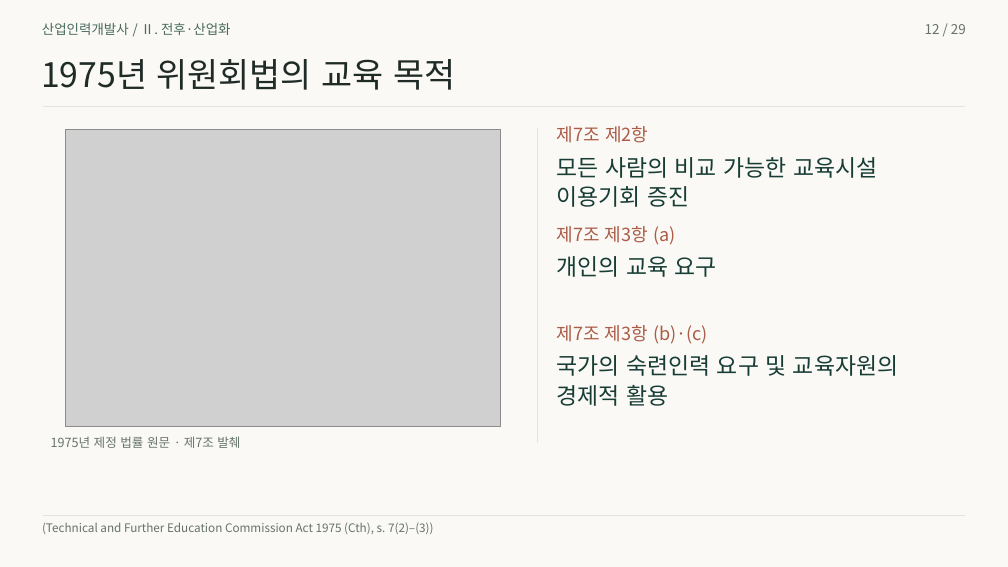
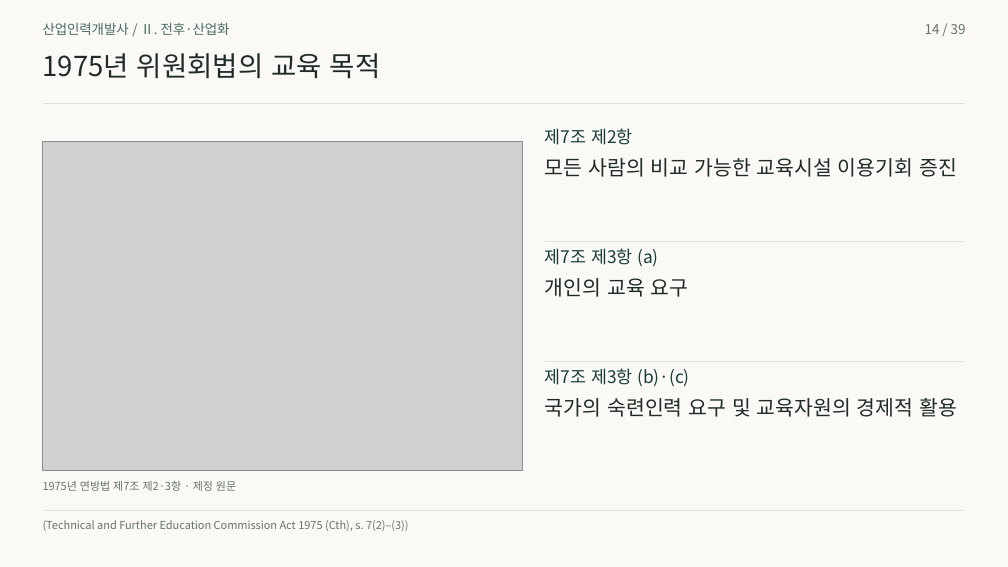
Before and after one commit to 01Chungee10/vet-history-rehearsal, a slide deck: slide 14 of au-cn-2026/presentation.pptx (slide 12 before the commit). Drawn at 1008x567 pixels with LibreOffice and Linux fonts; fonts in the diff are those of the drawing; grey boxes stand for pictures. Boxes give left, top, right and bottom in pixels: in the first picture for what was removed or moved away, otherwise in the second. Text is boxed around its words. In the diff, an @@ line names an element or a change of style, - is before the commit and + after.

```diff
--- a/au-cn-2026/presentation.pptx
+++ b/au-cn-2026/presentation.pptx
@@ vertical alignment top to middle in 3 elements at box(545, 158, 957, 177), box(545, 398, 957, 417), box(43, 23, 230, 35) @@
@@ text removed at box(925, 24, 966, 34) @@
-12 / 29
@@ text added at box(925, 24, 966, 34), 12.8 pt, text #66736D @@
+14 / 39
@@ text "1975년 위원회법의 교육 목적" at box(43, 53, 381, 78): size 32.2 to 26.2 pt; vertical alignment top to middle @@
@@ freeform shape removed at box(42, 107, 966, 107) @@
@@ line added from (42, 104) to (966, 104), #DDE5DD 1 pt @@
@@ picture: place and size @@
-picture at box(66, 129, 501, 427)
+picture at box(42, 141, 523, 470)
@@ freeform shape removed at box(537, 129, 538, 444) @@
@@ text "제7조 제2항": place and size @@
-text "제7조 제2항" at box(557, 126, 648, 143)
+text "제7조 제2항" at box(545, 128, 632, 145)
@@ text at box(545, 158, 957, 177): text changed; size 21.8 to 19.5 pt; text colour #173D36 to #202B27 @@
-모든 사람의 비교 가능한 교육시설
+모든 사람의 비교 가능한 교육시설 이용기회 증진
@@ text removed at box(557, 186, 689, 207) @@
-이용기회 증진
@@ size 17.2 to 16.5 pt, text colour #AC5B47 to #173D36; vertical alignment top to middle in 3 elements at box(545, 128, 632, 145), box(545, 368, 690, 387), box(545, 248, 658, 267) @@
@@ text "제7조 제3항 (a)": place and size @@
-text "제7조 제3항 (a)" at box(557, 226, 675, 245)
+text "제7조 제3항 (a)" at box(545, 248, 658, 267)
@@ line added from (545, 241) to (966, 241), #DDE5DD 1 pt @@
@@ text "개인의 교육 요구": place and size @@
-text "개인의 교육 요구" at box(557, 256, 717, 277)
+text "개인의 교육 요구" at box(545, 278, 689, 297)
@@ text "개인의 교육 요구" at box(545, 278, 689, 297): size 21.8 to 19.5 pt, text colour #173D36 to #202B27; vertical alignment top to middle @@
@@ text "제7조 제3항 (b)·(c)": place and size @@
-text "제7조 제3항 (b)·(c)" at box(557, 325, 708, 344)
+text "제7조 제3항 (b)·(c)" at box(545, 368, 690, 387)
@@ line added from (545, 361) to (966, 361), #DDE5DD 1 pt @@
@@ text removed at box(557, 385, 668, 406) @@
-경제적 활용
@@ text at box(545, 398, 957, 417): text changed; size 21.8 to 19.5 pt; text colour #173D36 to #202B27 @@
-국가의 숙련인력 요구 및 교육자원의
+국가의 숙련인력 요구 및 교육자원의 경제적 활용
@@ text removed at box(51, 436, 240, 448) @@
-1975년 제정 법률 원문 · 제7조 발췌
@@ text added at box(43, 481, 236, 491), 10.5 pt, text #66736D @@
+1975년 연방법 제7조 제2·3항 · 제정 원문
@@ text "(Technical and Further Education Commission ..." at box(43, 520, 409, 531): size 11.2 to 10.5 pt; vertical alignment top to middle @@
@@ freeform shape removed at box(42, 515, 966, 516) @@
@@ line added from (42, 510) to (966, 510), #DDE5DD 1 pt @@
```
Also in this commit, not shown: 27 other slides changed, 11 slides added, 1 slide removed, 43 other files.
